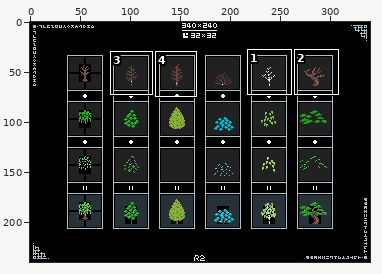
File history of a pixel-art file, works/pixel_dailies/pixel_dailies_20210902_set_of_trees_v2.aseprite. The picture above shows the old version from afar; the outline marks the close-up.
Close-up. First the earlier version:
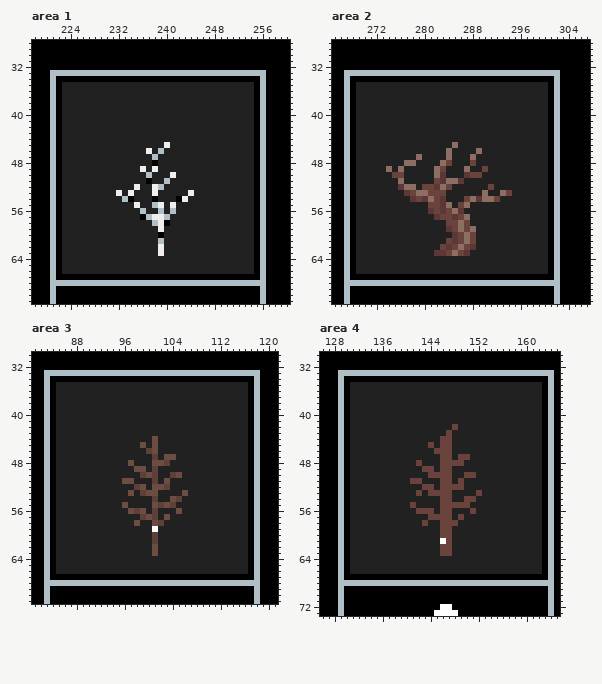
340x240 pixels, 1 frame. Shown: area 1: x 218..260, y 28..71; area 2: x 265..307, y 28..71; area 3: x 81..121, y 30..71; area 4: x 126..165, y 30..73. The commit also changed other parts of the picture, which this record leaves out.
After the commit:
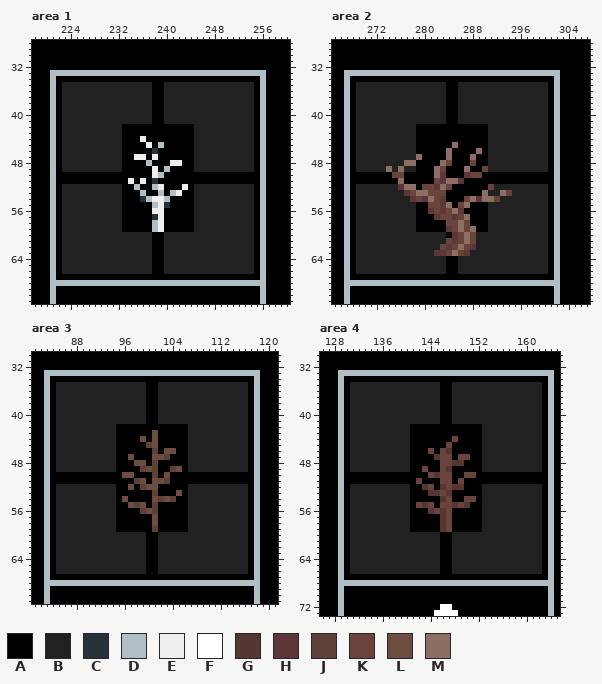
Palette (. is transparent): A #000000  B #212121  C #263238  D #b0bec5  E #eeeeee  F #ffffff  G #563631  H #5d3738  J #5d4037  K #6a433c  L #6d4c41  M #8d6e63
Edits made:
Changed rows in their new state; - is an unchanged pixel.
Area 1, layers "body", "bg":
first column x 223:
35 ---------------AA---------------
36 ---------------AA---------------
37 ---------------AA---------------
38 ---------------AA---------------
39 ---------------AA---------------
40 ---------------AA---------------
41 ---------------AA---------------
42 ----------AAAAAAAAAAAA----------
43 ----------AAAAAAAAAAAA----------
44 ----------AAAEAAAAAAAA----------
45 ----------AAAAEADAAAAA----------
46 ----------AAAAACAAAAAA----------
47 ----------AAEEAEAAAAAA----------
48 ----------AAAAD-AAEEAA----------
49 ----------AAAAA-ADAAAA----------
50 AAAAAAAAAAAAAAAEDAAAAAAAAAAAAAAA
51 AAAAAAAAAAAEAE-CAAAAAAAAAAAAAAAA
52 ----------AADAADEAAAEA----------
53 ---------BAAADAADADEAA----------
54 ----------A-ACDEEDA-AA----------
55 ----------AAAAA--CAAAA----------
56 ----------AAAAAEEAAAAA----------
57 ----------AAA-AC-AAAAA----------
58 ----------AAAAA---AAAA----------
59 ----------AAAAAD-AAAAA----------
60 ---------------A----------------
61 ---------------AA---------------
62 ---------------AA---------------
63 ---------------AA---------------
64 ---------------AA---------------
65 ---------------AA---------------
66 ---------------AA---------------
Area 2, layer "bg":
first column x 269:
35 ---------------AA---------------
36 ---------------AA---------------
37 ---------------AA---------------
38 ---------------AA---------------
39 ---------------AA---------------
40 ---------------AA---------------
41 ---------------AA---------------
42 ----------AAAAAAAAAAAA----------
43 ----------AAAAAAAAAAAA----------
44 ----------AAAAAAAAAAAA----------
45 ----------AAAAAA-AAAAA----------
46 ----------AAAAA-AAAA-A----------
47 -----------AAAA-AAA-AA----------
48 ----------AAAA--AAA-AA----------
49 ----------AAA--AAA-AA-----------
50 AAAAAA--AAAAA--AAA---AAAAAAAAAAA
51 AAAAAAA-AAAAA-----AAAAAAAAAAAAAA
52 ----------A-----AAAAAA----------
53 ---------------AAAAAA-----------
54 ---------------AAA--------------
55 ----------AA----A--AAA----------
56 ----------AA------AAAA----------
57 ----------AAA------AAA----------
58 ----------AAAAA----AAA----------
59 ----------AAAAA-----AA----------
60 ---------------A----------------
first column x 284:
64 AA
65 AA
66 AA
Area 3, layers "body", "bg":
first column x 85:
35 ---------------AA---------------
36 ---------------AA---------------
37 ---------------AA---------------
38 ---------------AA---------------
39 ---------------AA---------------
40 ---------------AA---------------
41 ---------------AA---------------
42 ----------AAAAAAAAAAAA----------
43 ----------AAAAAALAAAAA----------
44 ----------AAAALA-AAAAA----------
45 ----------AAAAAJ-AAAAA----------
46 ----------AAAAAAJALLAA----------
47 ----------AALAAALLJAAA----------
48 ----------AAALLAJAAAAA----------
49 ----------AAAAJL-AAJLA----------
50 AAAAAAAAAAALLAAA-ALAAAAAAAAAAAAA
51 AAAAAAAAAAAAAJLALLJAAAAAAAAAAAAA
52 ----------AALAJL-AAAAA----------
53 ----------AAAAAAJAAALA----------
54 ----------ALAAAALJLJAA----------
55 ----------AALJLAJAAAAA----------
56 ----------AAAAJL-AAAAA----------
57 ----------AAAAAALAAAAA----------
58 ----------AAAAAA-AAAAA----------
59 ----------AAAAAAJAAAAA----------
60 ---------------AA---------------
61 ---------------AA---------------
62 ---------------AA---------------
63 ---------------AA---------------
64 ---------------AA---------------
65 ---------------AA---------------
66 ---------------AA---------------
Area 4, layers "body", "bg":
first column x 131:
35 ---------------AA---------------
36 ---------------AA---------------
37 ---------------AA---------------
38 ---------------AA---------------
39 ---------------AA---------------
40 ---------------AA---------------
41 ---------------AA---------------
42 ----------AAAAAAAAAAAA----------
43 ----------AAAAAAAAAAAA----------
44 ----------AAAAAAAKAAAA----------
45 ----------AAAAAA-AAAAA----------
46 ----------AAAKA-GAAAAA----------
47 ----------AAAAG--A--AA----------
48 ----------AAAAA--GGAAA----------
49 ----------AA-AA-GAAAAA----------
50 AAAAAAAAAAAAA-G--AA--AAAAAAAAAAA
51 AAAAAAAAAAA-AAA--A-AAAAAAAAAAAAA
52 ----------AAG-AG-GGAAA----------
53 ----------AAAGG-GAAAAA----------
54 ----------AAAAAG-AA--A----------
55 ----------AKGKA--G-GAA----------
56 ----------AAAGKG-AAAAA----------
57 ----------AAAAAG-AAAAA----------
58 ----------AAAAAG-AAAAA----------
59 ----------AAAAAG-AAAAA----------
60 ---------------AA---------------
61 ---------------AA---------------
62 ---------------AA---------------
63 ---------------AA---------------
64 ---------------AA---------------
65 ---------------AA---------------
66 ---------------AA---------------
Pixel boxes of the changes (left, top, right, bottom) in both close-ups:
changed: (62, 82, 254, 274)
changed: (356, 82, 548, 238)
changed: (446, 256, 458, 274)
changed: (56, 382, 248, 574)
changed: (350, 382, 542, 574)
